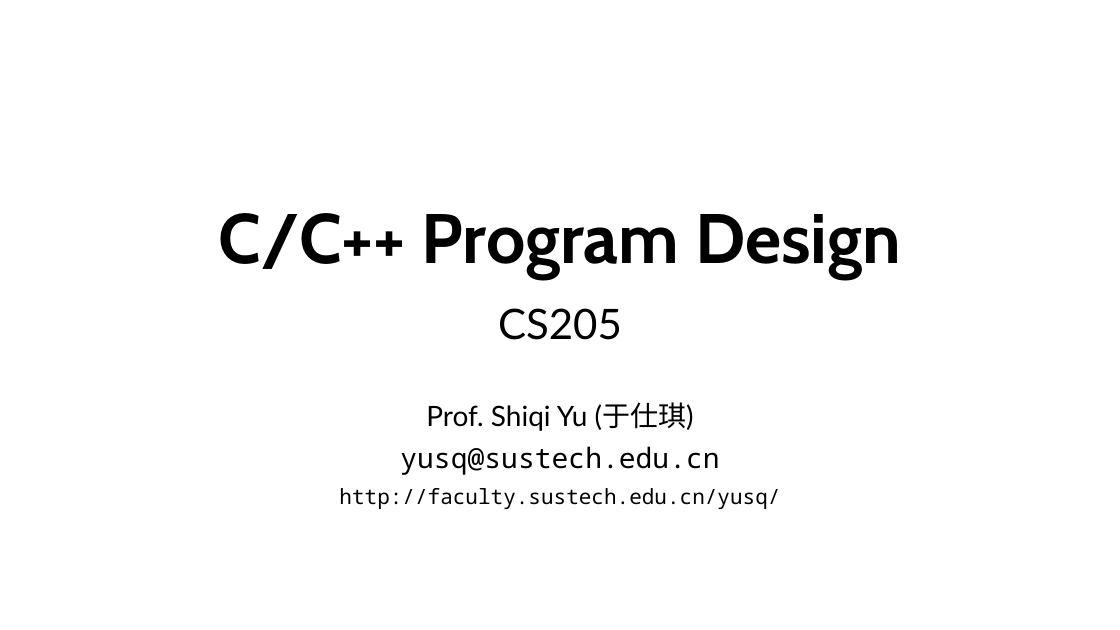
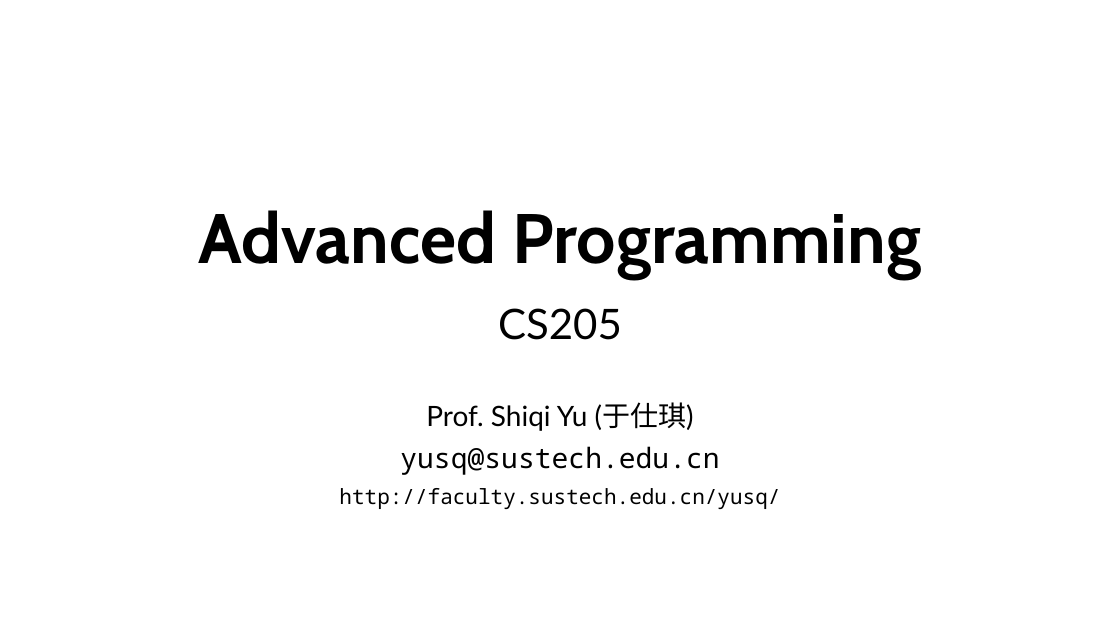
Before and after one commit to ShiqiYu/CPP, a slide deck: slide 1 of week12/Lecture12.pptx. Drawn at 1120x630 pixels with LibreOffice and Linux fonts; fonts in the diff are those of the drawing; background and template pictures are left out. Boxes give left, top, right and bottom in pixels: in the first picture for what was removed or moved away, otherwise in the second. Text is boxed around its words. In the diff, an @@ line names an element or a change of style, - is before the commit and + after.

```diff
--- a/week12/Lecture12.pptx
+++ b/week12/Lecture12.pptx
@@ title at (199,210,921,279): text changed @@
-C/C++ Program Design
+Advanced Programming
```
Also in this commit, not shown: 13 other files.
